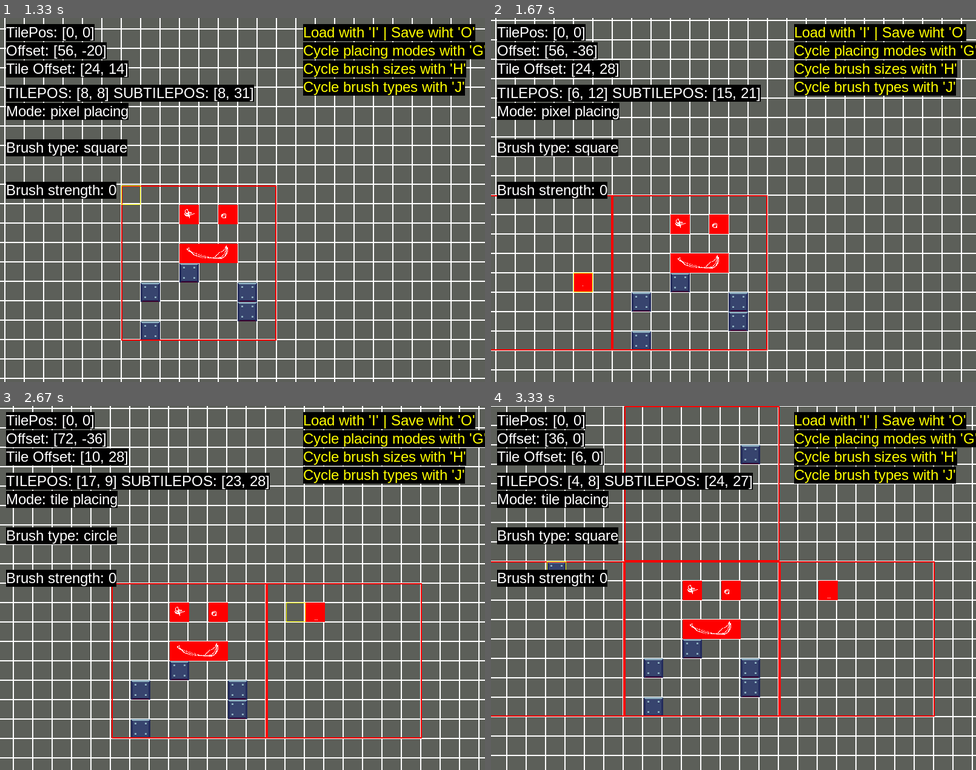
Above: before the commit, frames 1-4 (two rows, left to right).
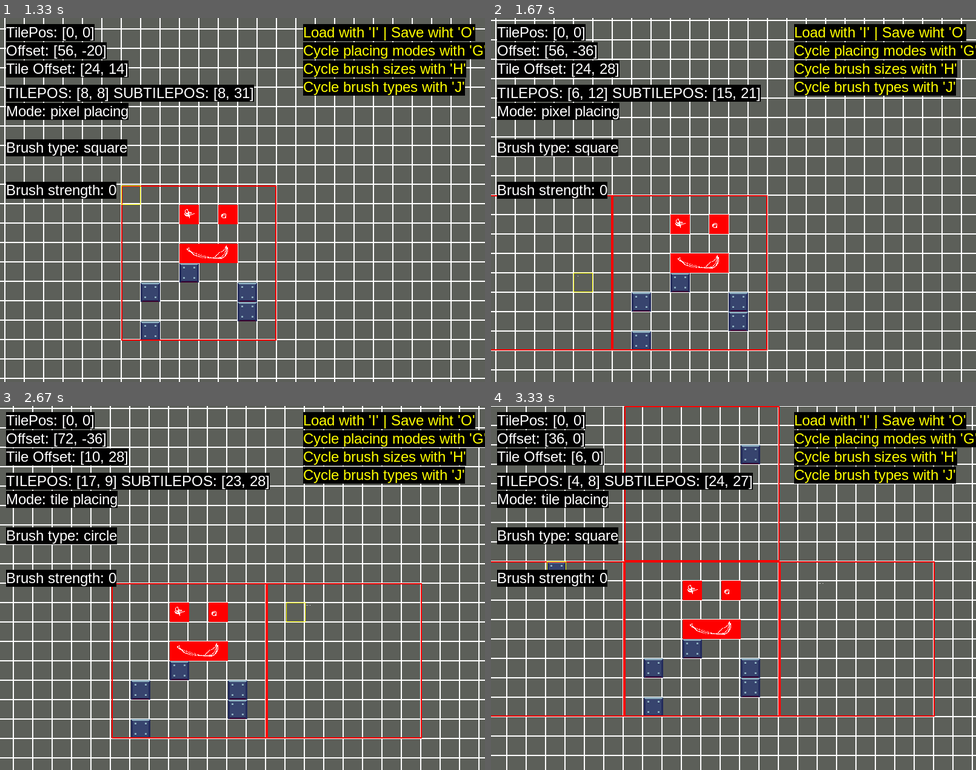
Above: after the commit, the same moments.

Repository: tea-enjoyer11/PlatformerGame0
Game: pygame game, started from leveleditor.py
The game is run twice, just before and just after one commit, with the same random seed, the same clock (stepped at 60 frames per second) and the same inputs.
Inputs (mouse positions are in pixels of both pictures, inside the frame that each line leads up to):
- Up to frame 1 (1.33 s): click "TilePos: [0, 0]" at 0.38 s; hold D 0.67-1.13 s; move the mouse to (397, 189) at 0.7 s; tap J at 0.73, 1.03, 1.23 s; tap I at 0.82 s; hold W from 1.17 s (still down); move the mouse to (126, 203) at 1.2 s; tap G at 1.32 s
- Up to frame 2 (1.67 s): release W at 1.47 s; click (583, 287) at 1.55 s
- Up to frame 3 (2.67 s): hold D 1.83-2.3 s; tap J at 1.9, 2.2, 2.4 s; click (315, 460) at 1.92 s; tap I at 1.98 s; hold A from 2.33 s (still down); click (300, 620) at 2.42 s; tap G at 2.48 s
- Up to frame 4 (3.33 s): tap J at 2.7, 2.97, 3.3 s; release A at 2.87 s; hold S 2.9-3.2 s; click (743, 464) at 2.98 s; hold A from 3.23 s (still down); click (558, 577) at 3.32 s

Frame 1 is identical in both runs. In frame 2, 0.2% of the frame differs, in the area x 17-21%, y 70-76%; in frame 3, 0.2%, in the area x 63-67%, y 54-60%; in frame 4, 0.2%.

Commit message:
removen geht zwar, ist aber alles RICHTIG verbugt

Diff:
--- a/Scripts/tiles.py
+++ b/Scripts/tiles.py
@@ -1,3 +1,4 @@
+from pprint import pprint
 from copy import deepcopy
 import os
 from Scripts.CONFIG import *
@@ -68,7 +69,7 @@
         self.pixel_data: dict[tuple, str] = {}
         for y in range(TILESIZE):
             for x in range(TILESIZE):
-                self.pixel_data[(x, y)] = "red"
+                self.pixel_data[(x, y)] = "black"
 
         self._pre_renderd_surf: Surface = None
         self._last_pre_render_pixel_data: dict[tuple, str] = {}
@@ -82,10 +83,10 @@
         self.pixel_data[tuple(pos)] = "white"
         # print(pos)
 
-    def extend_pixels(self, data: list[tuple]) -> None:
+    def extend_pixels(self, data: list[tuple], color: tuple = (255, 255, 255)) -> None:
         self._last_pre_render_pixel_data = deepcopy(self.pixel_data)
         for pos in data:
-            self.pixel_data[tuple(pos)] = "white"
+            self.pixel_data[tuple(pos)] = color
 
     def remove_pixel(self, pos: Vector2) -> None:
         # pos_ = pos // TILESIZE
@@ -285,37 +286,47 @@
         custom_tile.add_pixel(pixel_pos)
         custom_tile.pre_render()
 
-    def extend_pixels(self, data: list[Vector2], start_tile_pos: Vector2, start_pixel_pos: Vector2) -> None:
-        start_tile_pos_ = tuple(start_tile_pos)
-        buffer: dict[tuple, list[tuple]] = {start_tile_pos_: []}
-
+    def extend_pixels(self, data: list[Vector2], start_tile_pos: Vector2, start_pixel_pos: Vector2, color: tuple = (255, 255, 255)) -> None:
+        start_pixel_pos = Vector2(start_pixel_pos.x % CHUNKSIZE, start_pixel_pos.y % CHUNKSIZE)
+        buffer: dict[tuple, list[tuple]] = {tuple(start_tile_pos): []}
+
+        SHIFTING_SIZE = TILESIZE - 1
         for offset_pixel in data:
-            tile_pos = start_tile_pos_
-            pixel_pos = start_pixel_pos + offset_pixel
+            tile_pos = start_tile_pos.copy()
+            pixel_pos = start_pixel_pos.copy() + offset_pixel.copy()
 
             # TODO bug fixen: Wenn pixel_pos durch offset negativ wird, müssen tile_pos und pixel_pos geändert werden
-            # Der Code funktioniert nicht:
-            #
-            # if pixel_pos.x < 0:
-            #     tile_pos = (int(tile_pos[0] - 1), int(tile_pos[1]))
-            #     # pixel_pos += Vector2(TILESIZE, 0)
-            #     print(tile_pos, start_tile_pos, pixel_pos)
-            # elif pixel_pos.x > TILESIZE - 1:
-            #     tile_pos = (int(tile_pos[0] + 1), int(tile_pos[1]))
-            #     # pixel_pos -= Vector2(TILESIZE, 0)
-            #     print(tile_pos, start_tile_pos, pixel_pos)
-            # if pixel_pos.y < 0:
-            #     tile_pos = (int(tile_pos[0]), int(tile_pos[1] - 1))
-            #     # pixel_pos -= Vector2(0, TILESIZE)
-            #     print(tile_pos, start_tile_pos, pixel_pos)
-            # elif pixel_pos.y > TILESIZE - 1:
-            #     tile_pos = (int(tile_pos[0]), int(tile_pos[1] + 1))
-            #     # pixel_pos += Vector2(0, TILESIZE)
-            #     print(tile_pos, start_tile_pos, pixel_pos)
-
+            if pixel_pos.x < 0:
+                pp = pixel_pos.copy()
+                tp = tile_pos.copy()
+                tile_pos.x -= 1
+                pixel_pos.x += SHIFTING_SIZE
+                print("111111111", pp, tp, "    |    ", pixel_pos, tile_pos)
+            elif pixel_pos.x > TILESIZE - 1:
+                pp = pixel_pos.copy()
+                tp = tile_pos.copy()
+                tile_pos.x += 1
+                pixel_pos.x -= SHIFTING_SIZE
+                print("222222222", pp, tp, "    |    ", pixel_pos, tile_pos)
+            if pixel_pos.y < 0:
+                pp = pixel_pos.copy()
+                tp = tile_pos.copy()
+                tile_pos.y -= 1
+                pixel_pos.y += SHIFTING_SIZE
+                print("333333333", pp, tp, "    |    ", pixel_pos, tile_pos)
+            elif pixel_pos.y > TILESIZE - 1:
+                pp = pixel_pos.copy()
+                tp = tile_pos.copy()
+                tile_pos.y += 1
+                pixel_pos.y -= SHIFTING_SIZE
+                print("444444444", pp, tp, "    |    ", pixel_pos, tile_pos)
+
+            tile_pos = tuple(tile_pos)
             if tile_pos not in buffer:
                 buffer[tile_pos] = []
-            buffer[tile_pos].append(tuple(pixel_pos))
+            buffer[tile_pos].append(tuple(pixel_pos.copy()))
+
+        print(buffer)
 
         for pos, data in buffer.items():
             pos = (pos[0] % CHUNKSIZE, pos[1] % CHUNKSIZE)
@@ -329,7 +340,7 @@
             else:
                 custom_tile = CustomTile(start_tile_pos)
                 self._tiles[pos] = custom_tile
-            custom_tile.extend_pixels(data)
+            custom_tile.extend_pixels(data, color=color)
             custom_tile.pre_render()
 
     def extend(self, tiles: list[Tile]) -> None:
@@ -525,14 +536,14 @@
         chunk = self._chunks[related_chunk_pos]
         chunk.add_pixel(tile_pos, pixel_pos)
 
-    def extend_pixels(self, data: list[Vector2], start_tile_pos: Vector2, start_pixel_pos: Vector2) -> None:
+    def extend_pixels(self, data: list[Vector2], start_tile_pos: Vector2, start_pixel_pos: Vector2, color: tuple = (255, 255, 255)) -> None:
         related_chunk_pos = (start_tile_pos.x // self.chunk_size[0], start_tile_pos.y // self.chunk_size[1])
 
         if related_chunk_pos not in self._chunks:
             self._chunks[related_chunk_pos] = Chunk(self, related_chunk_pos, size=self.chunk_size)
 
         chunk = self._chunks[related_chunk_pos]
-        chunk.extend_pixels(data, start_tile_pos, start_pixel_pos)
+        chunk.extend_pixels(data, start_tile_pos, start_pixel_pos, color=color)
 
     def extend(self, tiles: list[Tile]) -> None:
         for tile in tiles:
--- a/leveleditor.py
+++ b/leveleditor.py
@@ -179,7 +179,7 @@
             # New approach # 0.003 sekunden
             positions = get_pixel_positions()
             t1 = time.perf_counter()
-            tilemap.extend_pixels(positions, tile_position, sub_tile_position)
+            tilemap.extend_pixels(positions, tile_position, sub_tile_position, color=(255, 255, 255))
             tt += time.perf_counter() - t1
 
             tilemap.pre_render_chunks()
@@ -190,8 +190,14 @@
                 tilemap.remove(position)
             tilemap.pre_render_chunks()
         elif mode == 1:
-            pass
-            # custom_tile.remove_pixel(sub_tile_position)
+            tt = 0
+            positions = get_pixel_positions()
+            t1 = time.perf_counter()
+            tilemap.extend_pixels(positions, tile_position, sub_tile_position, color=(0, 0, 0))
+            tt += time.perf_counter() - t1
+
+            tilemap.pre_render_chunks()
+            print(tt)
 
     screen.fill((92, 95, 89))
 
